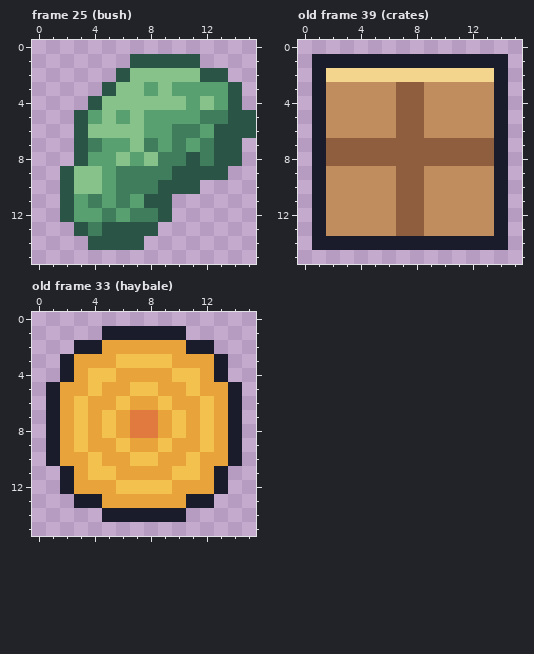
File history of a pixel-art file, art/props.aseprite. The picture above was drawn from the file before the commit.
16x16 pixels, 40 frames. Shown: frame 25 (bush), old frame 39 (crates), old frame 33 (haybale). The commit also changed other frames, which this record leaves out.
Now the later version:
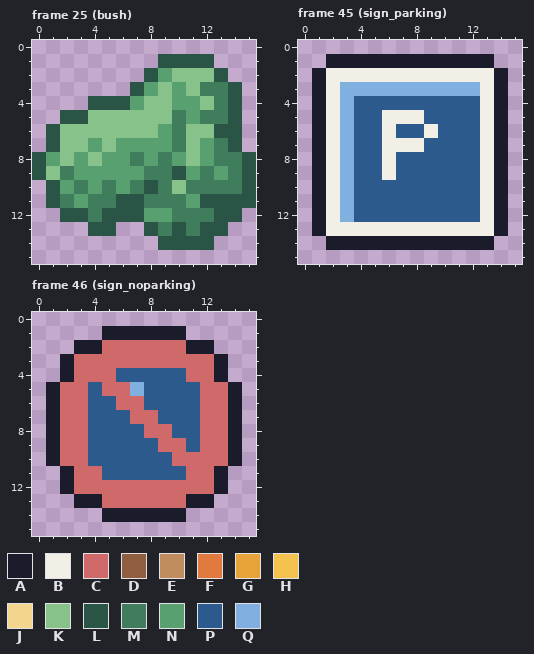
Palette (. is transparent): A #1a1c2c  B #f2efe6  C #d06a6a  D #8f5e3e  E #c08e5e  F #e07a3f  G #e8a33b  H #f2c14e  J #f4d58d  K #86c28a  L #2a5446  M #3f7d5c  N #58a06f  P #2c5a8c  Q #7fb0e0
A new or re-ordered frame is compared with the old frame closest to it.
Difference:
frames 40 -> 71
Changed rows in their new state; - is an unchanged pixel.
Frame 25 (bush):
first column x 0:
 1 -------..---L---
 2 ------..LN--K---
 3 -----..L---KMM--
 4 -----LLN--N--M--
 5 --L-K-K-KKM----.
 6 -LKK----K--KK--.
 7 -LKKNK-NN--KNM--
 8 LNKNK-NMN-NKNMML
 9 LKMNN-NN---NMNML
10 -LNMNMN-LMKMMMML
11 -LM--MLLMMMNLLLL
12 ---LMLLLNNMMMLL-
13 ---.L-..-MLMLL--
14 ----....-LLLL---
Frame 45 (sign_parking) is new; against old frame 39 (crates):
first column x 1:
 1 .------------.
 2 -BBBBBBBBBBBB-
 3 -BQQQQQQQQQQB-
 4 -BQPPPPPPPPPB-
 5 -BQPPBBBPPPPB-
 6 -BQPPBPPBPPPB-
 7 -BQPPBBBPPPPB-
 8 -BQPPBPPPPPPB-
 9 -BQPPBPPPPPPB-
10 -BQPPPPPPPPPB-
11 -BQPPPPPPPPPB-
12 -BQPPPPPPPPPB-
13 -BBBBBBBBBBBB-
14 .------------.
Frame 46 (sign_noparking) is new; against old frame 33 (haybale):
first column x 2:
 2 ---CCCCCC---
 3 -CCCCCCCCCC-
 4 -CCCPPPPPCC-
 5 CCPCCQPPPPCC
 6 CCPPCCPPPPCC
 7 CCPPPCCPPPCC
 8 CCPPPPCCPPCC
 9 CCPPPPPCCPCC
10 CCPPPPPPCCCC
11 -CCPPPPPPCC-
12 -CCCCCCCCCC-
13 ---CCCCCC---
Where, in picture pixels (left, top, right, bottom), the same in both pictures:
changed: (32, 54, 256, 250)
changed: (312, 54, 508, 250)
changed: (60, 340, 228, 508)
